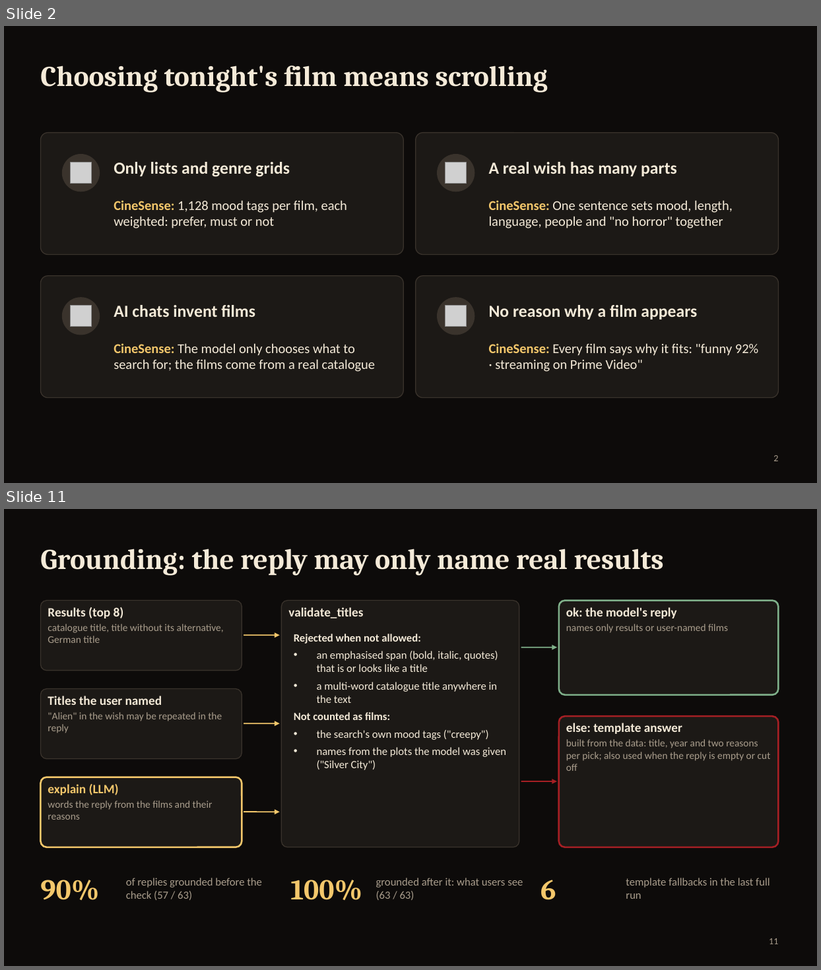
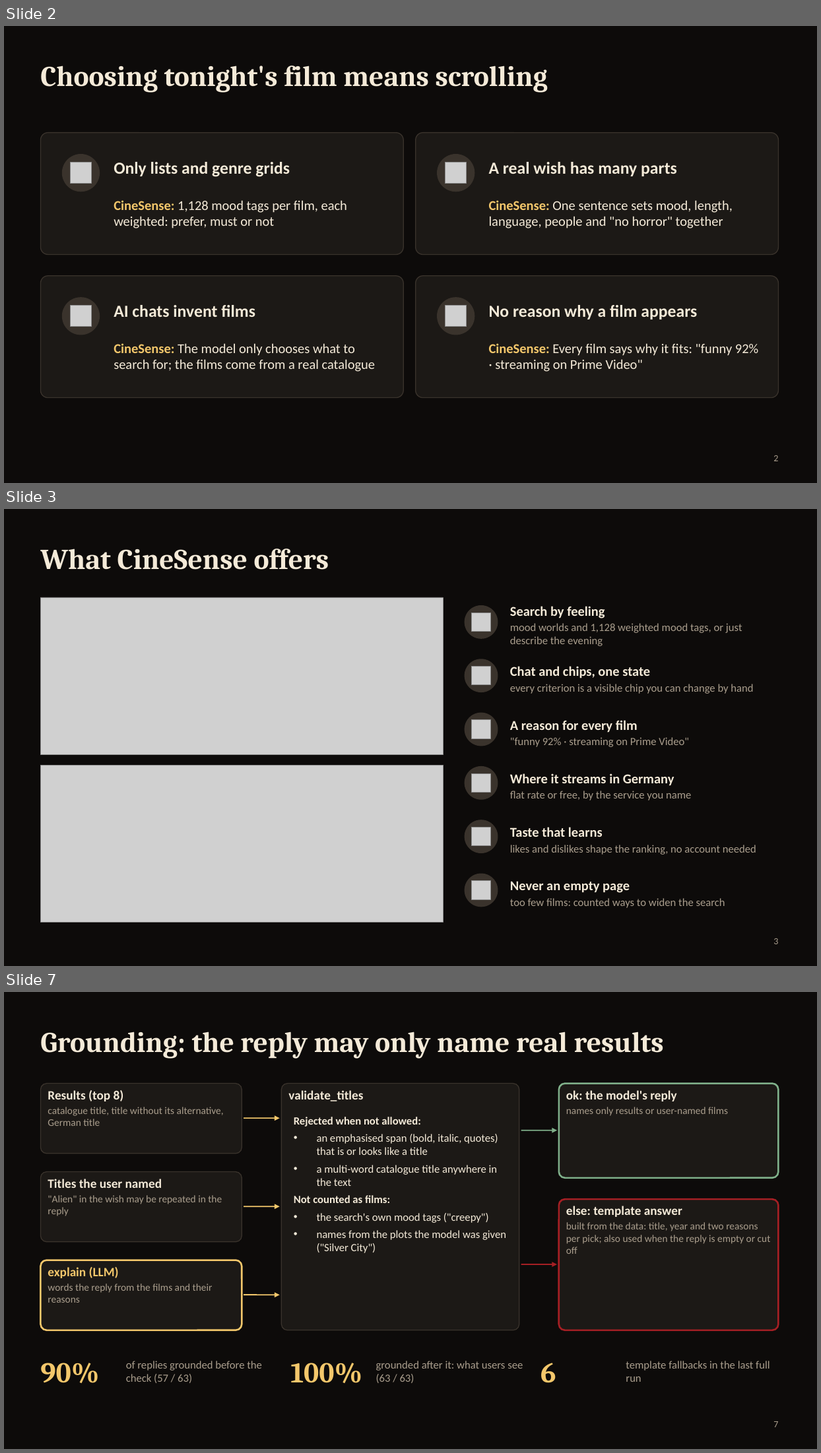
Before and after one commit to aliebing/cinesense, a slide deck: docs/presentation/CineSense-review.pptx. Shown one above the other, each under a label of ours: slides 2 and 11 before the commit, slides 2, 3 and 7 after it; the slides between them are not shown. The pictures are 821x970 and 821x1453 pixels, drawn with LibreOffice and Linux fonts; fonts in the diff are those of the drawing; grey boxes stand for pictures. Boxes give left, top, right and bottom in pixels: in the first picture for what was removed or moved away, otherwise in the second. Text is boxed around its words. In the diff, an @@ line names an element or a change of style, - is before the commit and + after.

```diff
--- a/docs/presentation/CineSense-review.pptx
+++ b/docs/presentation/CineSense-review.pptx
@@ slide 3 added at bbox=[4, 509, 817, 966], background #0D0B0A @@
@@ title added at bbox=[40, 549, 329, 570], 34 pt, text #F4EAD8, bold @@
+What CineSense offers
@@ picture added at bbox=[40, 597, 443, 755] @@
@@ ellipse added at bbox=[465, 605, 498, 639], fill #3A332C @@
@@ text added at bbox=[510, 606, 743, 646], 13 pt, text #A99D8C @@
+Search by feeling
+mood worlds and 1,128 weighted mood tags, or just describe the evening
@@ picture added at bbox=[472, 613, 491, 632] @@
@@ ellipse added at bbox=[465, 659, 498, 692], fill #3A332C @@
@@ picture added at bbox=[472, 666, 491, 685] @@
@@ text added at bbox=[510, 666, 753, 694], 13 pt, text #A99D8C @@
+Chat and chips, one state
+every criterion is a visible chip you can change by hand
@@ ellipse added at bbox=[465, 713, 498, 747], fill #3A332C @@
@@ picture added at bbox=[472, 720, 491, 739] @@
@@ text added at bbox=[510, 720, 689, 747], 13 pt, text #A99D8C @@
+A reason for every film
+"funny 92% · streaming on Prime Video"
@@ picture added at bbox=[40, 765, 443, 923] @@
@@ ellipse added at bbox=[465, 766, 498, 800], fill #3A332C @@
@@ picture added at bbox=[472, 774, 491, 793] @@
@@ text added at bbox=[510, 774, 691, 801], 13 pt, text #A99D8C @@
+Where it streams in Germany
+flat rate or free, by the service you name
@@ ellipse added at bbox=[465, 820, 498, 854], fill #3A332C @@
@@ picture added at bbox=[472, 827, 491, 846] @@
@@ text added at bbox=[510, 827, 756, 855], 13 pt, text #A99D8C @@
+Taste that learns
+likes and dislikes shape the ranking, no account needed
@@ ellipse added at bbox=[465, 874, 498, 908], fill #3A332C @@
@@ picture added at bbox=[472, 881, 491, 900] @@
@@ text added at bbox=[510, 881, 725, 908], 13 pt, text #A99D8C @@
+Never an empty page
+too few films: counted ways to widen the search
@@ page number added at bbox=[774, 939, 778, 945], 11 pt, text #A99D8C @@
+3
@@ what was slide 11 is now slide 7 @@
@@ page number at bbox=[774, 1422, 778, 1428]: text changed @@
-11
+7
```
Also in this commit, not shown: 5 slides changed, 8 slides removed, 2 other files.
